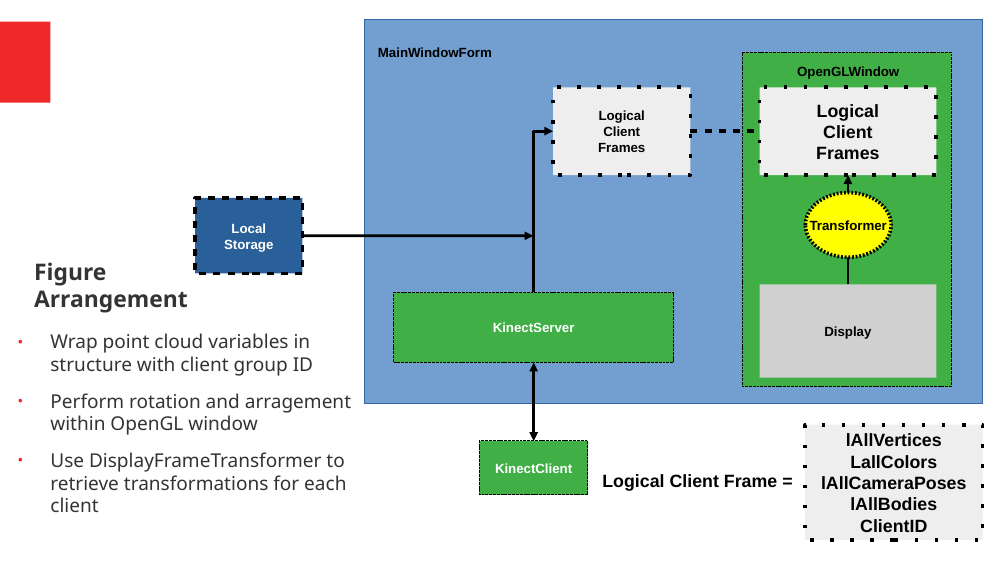
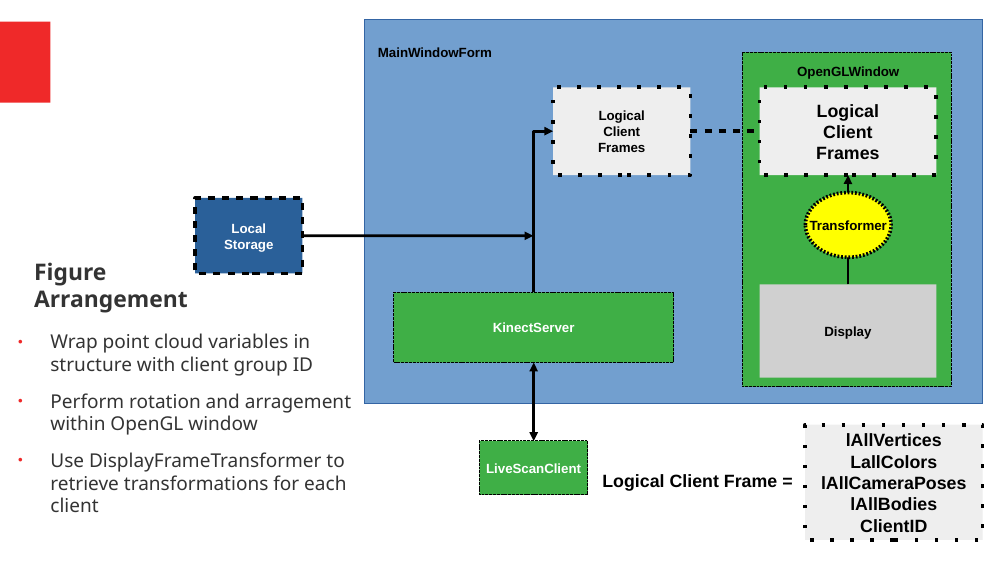
Before and after one commit to thelegend831/dissertation, a slide deck: slide 7 of DecemberCatchUp.odp. Drawn at 1008x567 pixels with LibreOffice and Linux fonts; fonts in the diff are those of the drawing; grey boxes stand for pictures. Boxes give left, top, right and bottom in pixels: in the first picture for what was removed or moved away, otherwise in the second. Text is boxed around its words. In the diff, an @@ line names an element or a change of style, - is before the commit and + after.

```diff
--- a/DecemberCatchUp.odp
+++ b/DecemberCatchUp.odp
@@ text in rectangle at (486,463,581,473): text changed @@
-KinectClient
+LiveScanClient
```
Also in this commit, not shown: 6 other slides changed, 8 other files.
